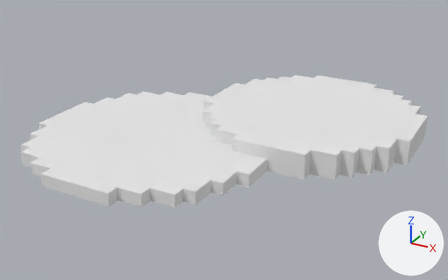
A saved change to the OBJ model Assets/Media/kaivo.obj.
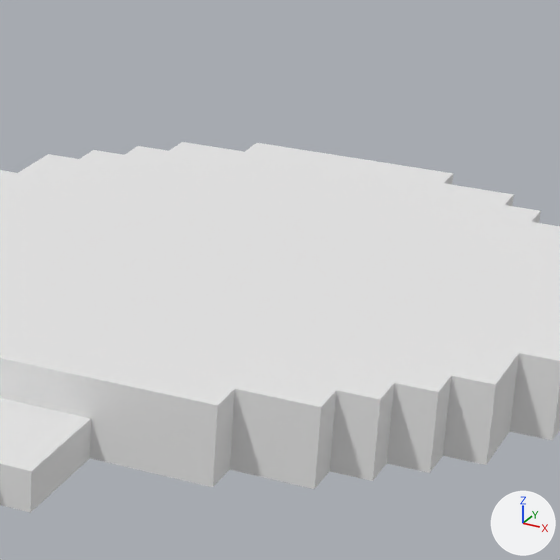
Each version is shown whole from a 50 mm lens placed at (24.4, -41.3, 20.9), pointed at (1.6, 0.1, 0.2), then close up on the part from 53% to 91% of the width and 11% to 72% of the height. The axes (+X, +Y, +Z) are drawn at lower right. The lights are the same throughout. Where no turn or scale is listed for an object, it has been applied to the vertices. Vertices at the same position are counted once.

Objects in the first close-up: 'kaivo'.
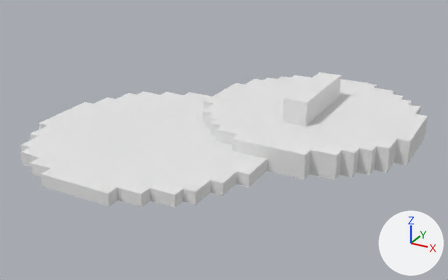
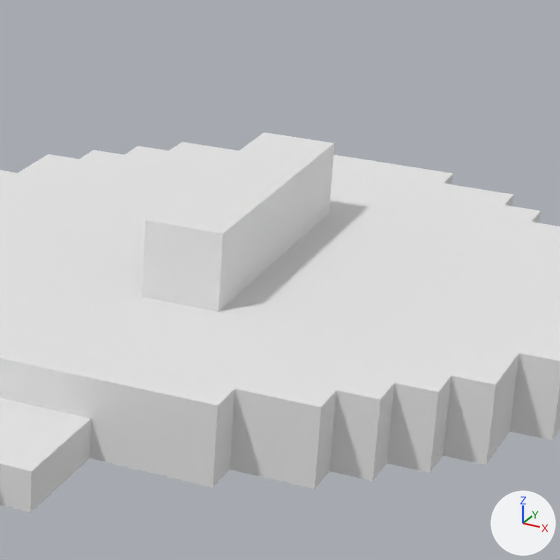
Changed parts and their boxes [x1, y1, x2, y2] in the close-ups (560 x 560 px):
```json
{"object": "kaivo", "change": "reshaped", "before": [0, 142, 560, 513], "after": [0, 132, 560, 513]}
{"part": 1, "of": "me_kaivo", "change": "built on", "before": [0, 155, 560, 385], "after": [0, 132, 560, 385]}
```

The change, as JSON lines over the scene's bpy script:
```json
{"block": "me_kaivo", "where": "# used by ob_kaivo; location = (0.0, 0.0, 0.0)"}
{"op": "remove", "block": "me_kaivo", "code": "me_kaivo.from_pydata(...)  # 261 vertices, 518 faces; spans x -13.0..16.0, y -13.0..15.0, z 0.0..2.0"}
{"op": "add", "block": "me_kaivo", "code": "me_kaivo.from_pydata(...)  # 269 vertices, 534 faces; spans x -13.0..16.0, y -13.0..15.0, z 0.0..4.0"}
{"block": "me_kaivo", "change": "me_kaivo part 1"}
{"block": "me_kaivo", "change": "4 vertices are removed from x 7.0..9.0, y 2.0..10.0, z 2.0"}
{"block": "me_kaivo", "change": "23 faces are deleted"}
{"block": "me_kaivo", "change": "12 vertices are added at x 6.0..8.0, y 2.0..10.0, z 2.0..4.0"}
{"block": "me_kaivo", "change": "39 new faces join them"}
```
